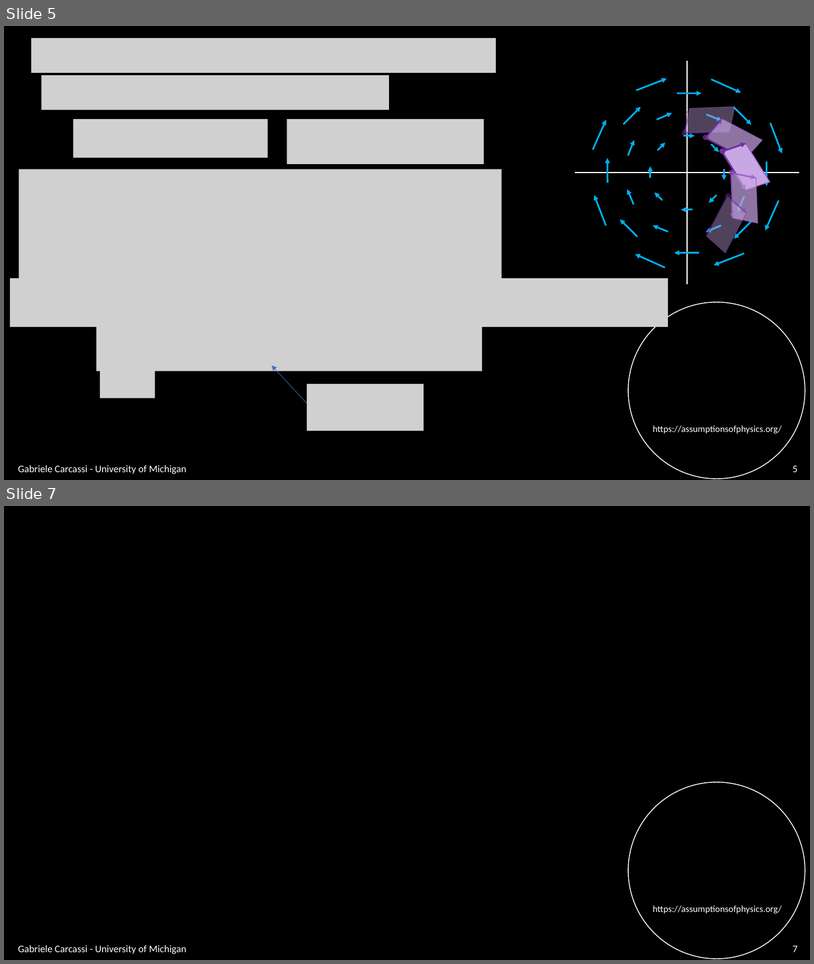
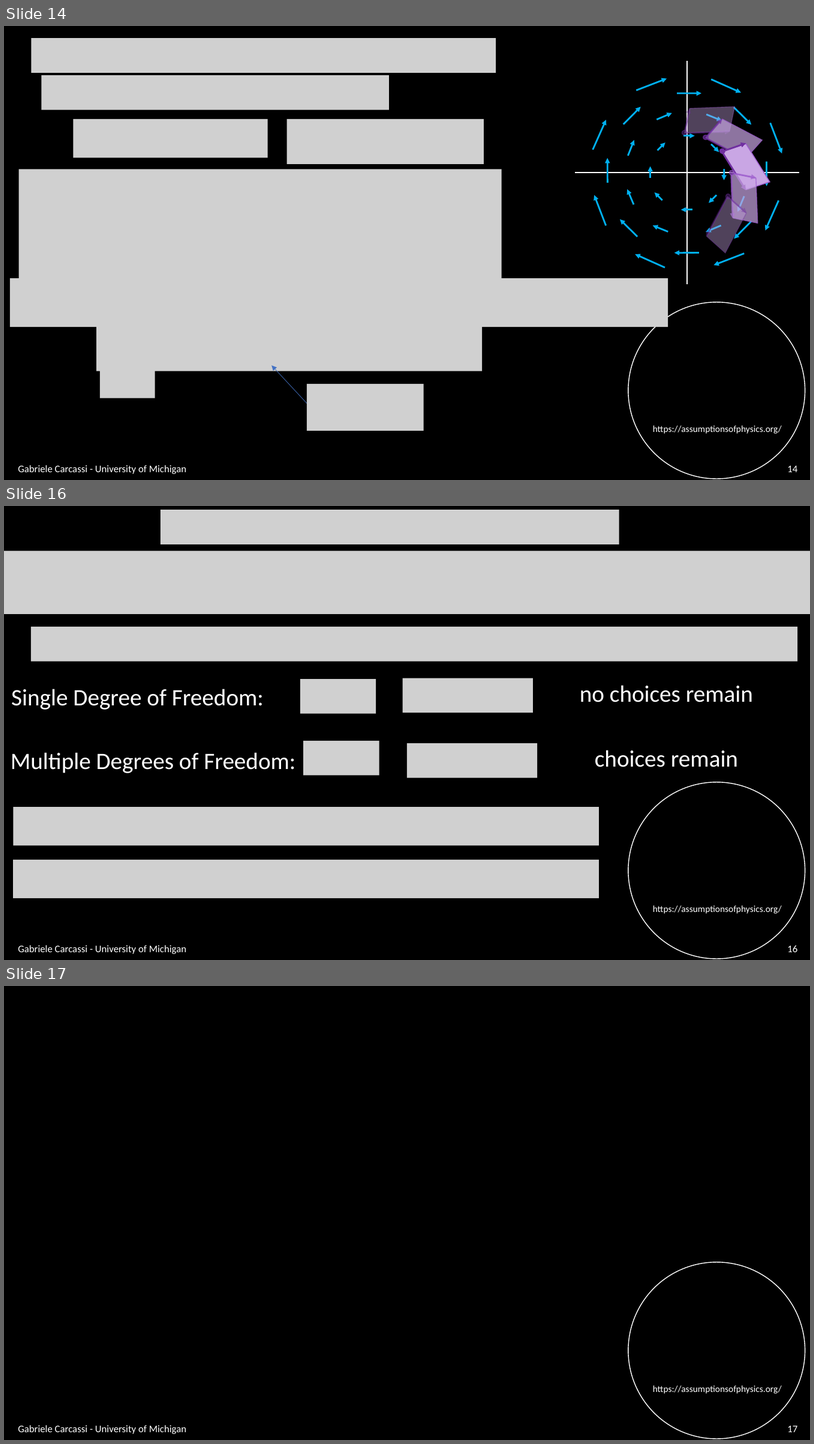
Before and after one commit to assumptionsofphysics/slides, a slide deck: BookCompanions-v2/RP-Class-4.pptx. Shown one above the other, each under a label of ours: slides 5 and 7 before the commit, slides 14, 16 and 17 after it; the slides between them are not shown. The pictures are 814x964 and 814x1444 pixels, drawn with LibreOffice and Linux fonts; fonts in the diff are those of the drawing; grey boxes stand for pictures; background and template pictures are left out. Boxes give left, top, right and bottom in pixels: in the first picture for what was removed or moved away, otherwise in the second. Text is boxed around its words. In the diff, an @@ line names an element or a change of style, - is before the commit and + after.

```diff
--- a/BookCompanions-v2/RP-Class-4.pptx
+++ b/BookCompanions-v2/RP-Class-4.pptx
@@ slide 16 added at bbox=[4, 506, 810, 960], background #000000; not listed: 2 template elements that a slide beside it also shows @@
@@ picture added at bbox=[161, 510, 620, 544] @@
@@ picture added at bbox=[4, 551, 810, 613] @@
@@ picture added at bbox=[30, 627, 798, 661] @@
@@ picture added at bbox=[300, 679, 376, 714] @@
@@ picture added at bbox=[402, 678, 533, 712] @@
@@ text added at bbox=[580, 685, 753, 702], 28 pt, text #FFFFFF @@
+no choices remain
@@ text added at bbox=[11, 688, 264, 709], 28 pt, text #FFFFFF @@
+Single Degree of Freedom:
@@ text added at bbox=[11, 752, 296, 773], 28 pt, text #FFFFFF @@
+Multiple Degrees of Freedom:
@@ picture added at bbox=[303, 741, 379, 775] @@
@@ picture added at bbox=[408, 743, 537, 778] @@
@@ text added at bbox=[595, 750, 738, 767], 28 pt, text #FFFFFF @@
+choices remain
@@ picture added at bbox=[13, 807, 599, 846] @@
@@ picture added at bbox=[13, 859, 599, 898] @@
@@ text added at bbox=[18, 945, 186, 954], 12 pt, text #FFFFFF @@
+Gabriele Carcassi - University of Michigan
@@ page number added at bbox=[788, 945, 798, 952], 12 pt, text #FFFFFF @@
+16
@@ what was slide 5 is now slide 14 @@
@@ page number at bbox=[788, 465, 798, 472]: text changed @@
-5
+14
@@ what was slide 7 is now slide 17 @@
@@ page number at bbox=[788, 1425, 798, 1432]: text changed @@
-7
+17
```
Also in this commit, not shown: 2 slides changed, 24 other slides added.
